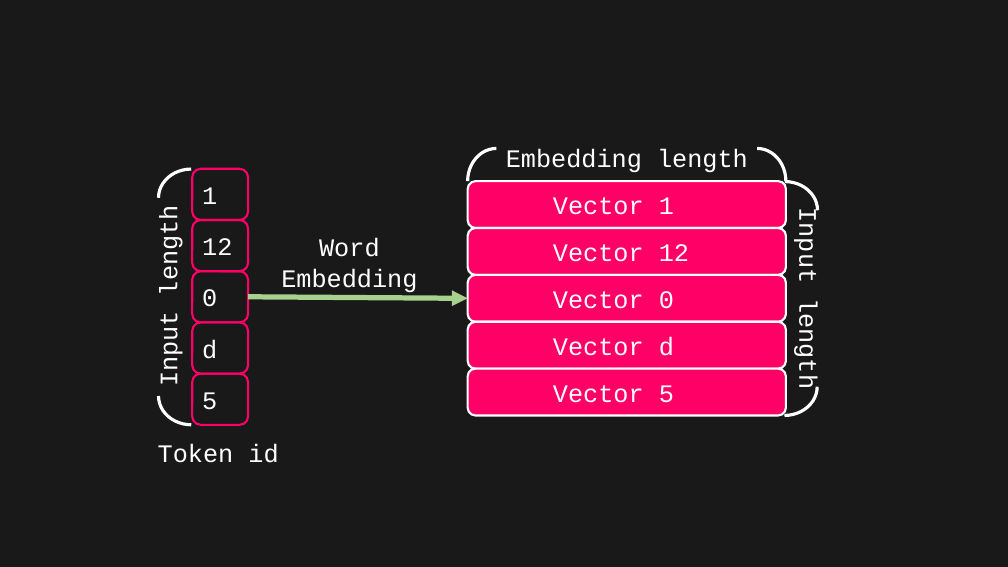
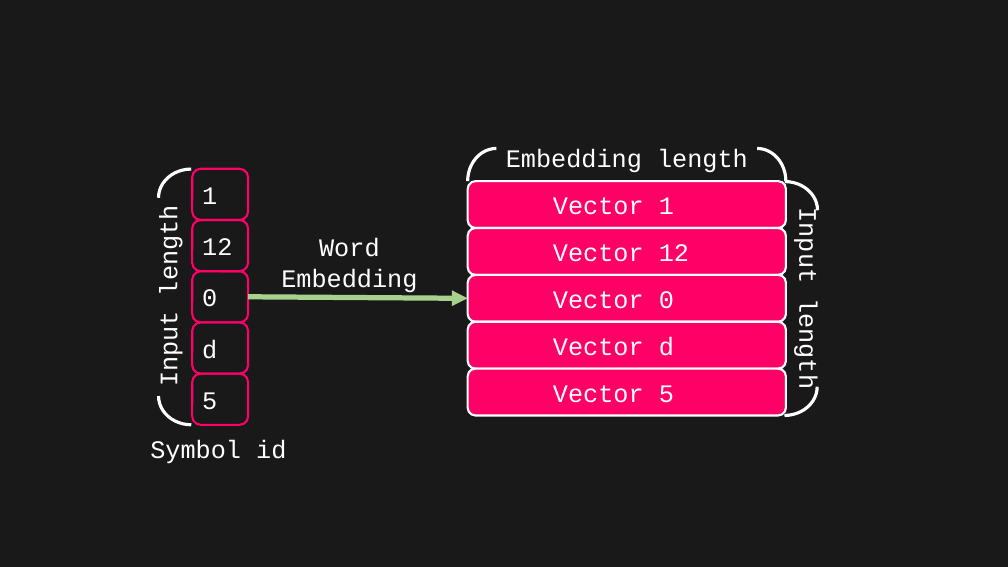
Before and after one commit to toonnyy8/PPT, a slide deck: slide 4 of Attention-is-all-you-need/image.pptx. Drawn at 1008x567 pixels with LibreOffice and Linux fonts; fonts in the diff are those of the drawing. Boxes give left, top, right and bottom in pixels: in the first picture for what was removed or moved away, otherwise in the second. Text is boxed around its words. In the diff, an @@ line names an element or a change of style, - is before the commit and + after.

```diff
--- a/Attention-is-all-you-need/image.pptx
+++ b/Attention-is-all-you-need/image.pptx
@@ text at bbox=[150, 439, 286, 464]: text changed @@
-Token id
+Symbol id
```
Also in this commit, not shown: 3 other slides changed, 5 other files.
